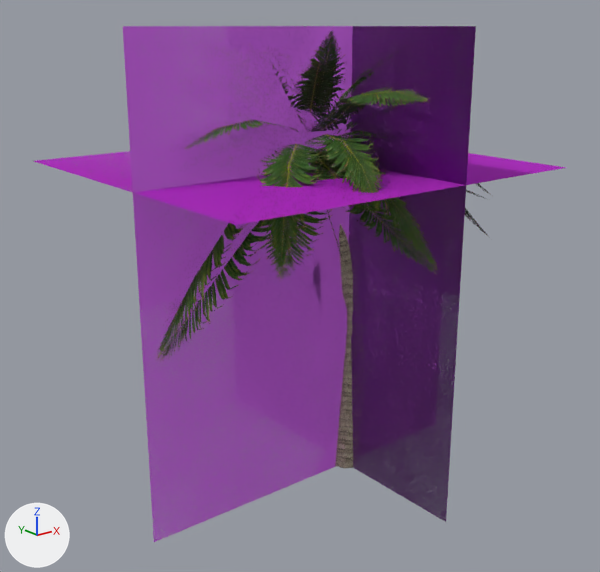
A saved change to the glTF model data/models/board/vegetation/palm-arching.glb.
Both versions are drawn from a camera (50 mm lens) standing at (-35.9, -39.8, 30.0) and looking at (-2.9, 1.5, 13.5). Every picture has the same lights, and +X, +Y and +Z are marked at lower left. The first picture is the older version. Where no turn or scale is listed for an object, it has been applied to the vertices. Vertices at exactly the same position are counted once.

Names of what the first picture shows: 'palm-arching-lod0.001', 'palm-arching-lod1.001', 'palm-arching-lod2.001', 'palm-arching-lod3.001'.
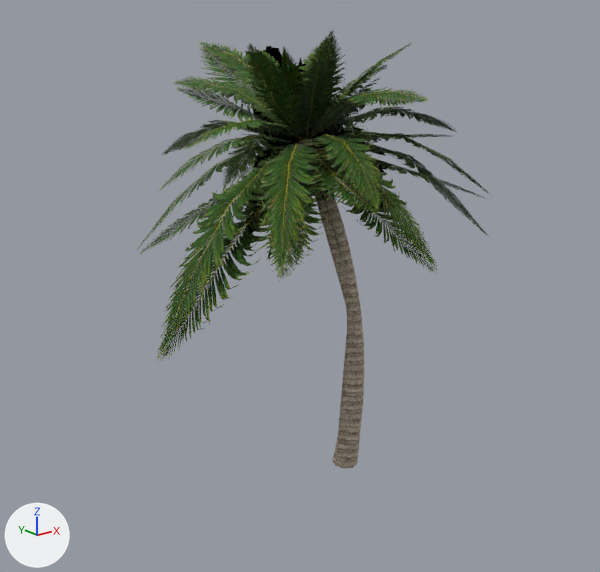
The change, as a list of edits to the scene's bpy script:
```text
Change mat_impostor:
    where n3 = _N.new('ShaderNodeMath'); n3.name = 'Math.001'
    add n3.inputs[1].default_value = 0.229  # 'Value'
Change me_palm_arching_lod3:
    used by ob_palm_arching_lod3_001; location = (0.0, 0.0, 0.0)
    remove me_palm_arching_lod3.from_pydata(...)  # 12 vertices, 6 faces; spans x -15.5..9.5, y -9.7..13.9, z 0.0..30.0
    add me_palm_arching_lod3.from_pydata(...)  # 12 vertices, 6 faces; spans x -16.1..9.6, y -10.1..13.5, z 0.0..30.0
    me_palm_arching_lod3 part 1: the loose piece of 4 vertices spanning x 0.0, y -9.7..13.9, z 0.0..30.0 is moved by (0.0, -0.4, 0.0)
    me_palm_arching_lod3 part 2
    me_palm_arching_lod3.vertices[0].co: (-15.5, 0.0, 0.0) -> (-16.1, 0.0, 0.0)  # pixel (153, 542) -> not seen
    me_palm_arching_lod3.vertices[3].co: (-15.5, 0.0, 30.0) -> (-16.1, 0.0, 30.0)  # pixel (122, 26) -> not seen
    me_palm_arching_lod3.vertices[8].co: (-15.5, -9.7, 21.6) -> (-16.1, -10.1, 20.5)  # pixel (235, 224) -> not seen
    me_palm_arching_lod3.vertices[9].co: (9.5, -9.7, 21.6) -> (9.6, -10.1, 20.5)  # pixel (567, 167) -> not seen
    me_palm_arching_lod3.vertices[10].co: (9.5, 13.9, 21.6) -> (9.6, 13.5, 20.5)
    me_palm_arching_lod3.vertices[11].co: (-15.5, 13.9, 21.6) -> (-16.1, 13.5, 20.5)  # pixel (32, 160) -> not seen
    me_palm_arching_lod3 part 3: 4 faces centred in x -7.2..1.2, y -1.8..6.0, z 10.0..20.0 are repainted in the vertex colours; the middle colour goes from purple #df6bff to pink #fc71dc
    me_palm_arching_lod3 part 4: 2 faces centred in x -7.2..1.2, y -1.8..6.0, z 21.6 are repainted in the vertex colours; the middle colour goes from pink #e804ff to pink #fd07db
```

Changed parts and their boxes [x1, y1, x2, y2] in the pictures (600 x 572 px; the box of a moved part takes in the faces that stretch with it):
'palm-arching-lod3.001', surface changed, reshaped, recoloured (not visible afterwards): before [34, 26, 566, 542]
part 1 of me_palm_arching_lod3, moved or reshaped (not visible afterwards): before [226, 26, 476, 522]
part 2 of me_palm_arching_lod3, moved or reshaped (not visible afterwards): before [34, 26, 566, 542]
part 3 of me_palm_arching_lod3, recoloured (purple): before [123, 26, 476, 542]
part 4 of me_palm_arching_lod3, recoloured (pink): before [34, 142, 566, 225]
